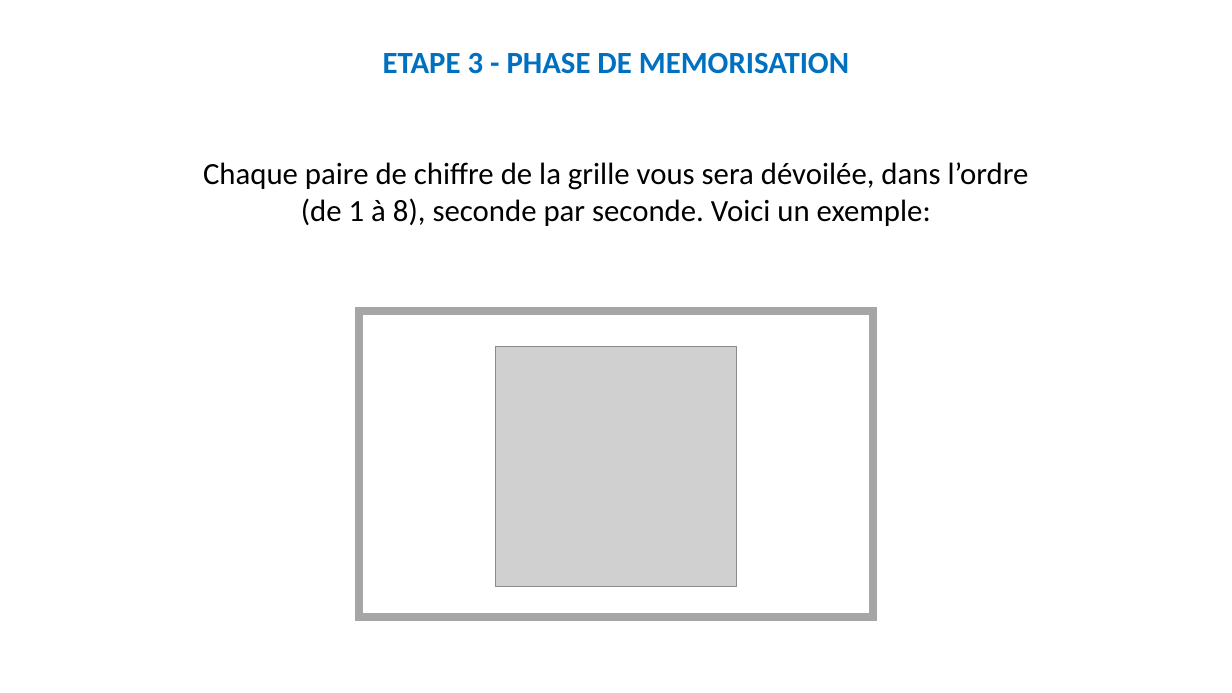
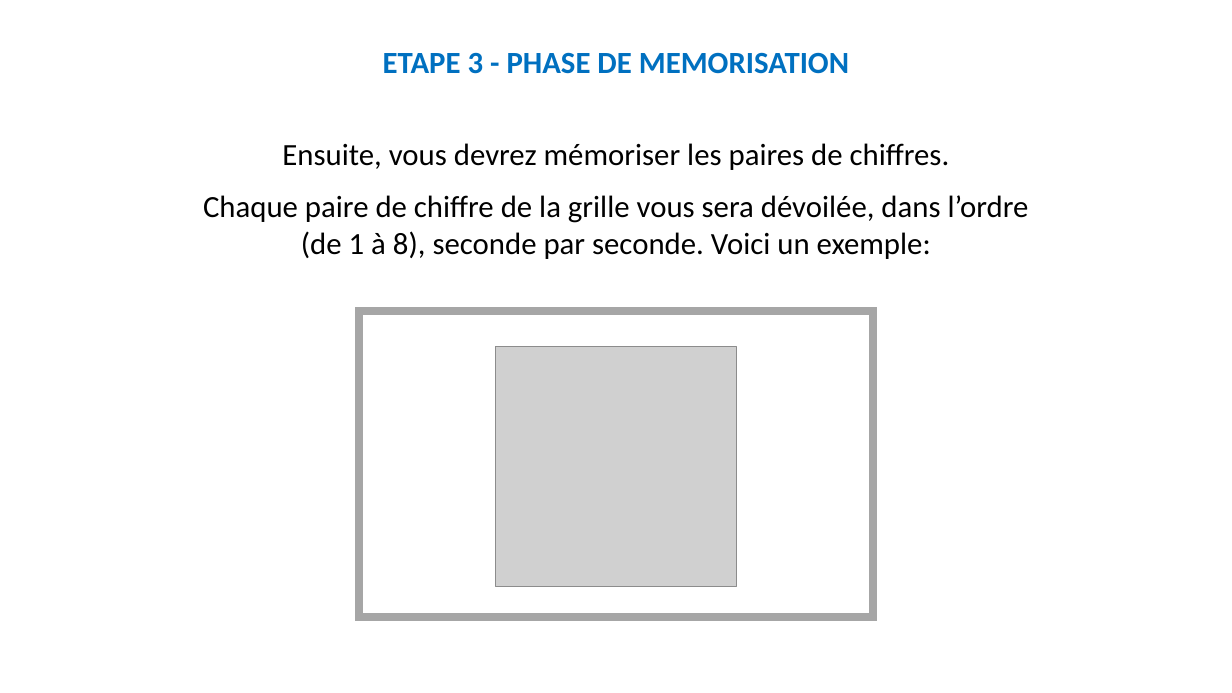
Before and after one commit to MBB-team/Online_Testing, a slide deck: slide 21 of src/SE_ELAN/Stimuli/Instructions.pptx. Drawn at 1232x693 pixels with LibreOffice and Linux fonts; fonts in the diff are those of the drawing; grey boxes stand for pictures. Boxes give left, top, right and bottom in pixels: in the first picture for what was removed or moved away, otherwise in the second. Text is boxed around its words. In the diff, an @@ line names an element or a change of style, - is before the commit and + after.

```diff
--- a/src/SE_ELAN/Stimuli/Instructions.pptx
+++ b/src/SE_ELAN/Stimuli/Instructions.pptx
@@ text "Ensuite, vous devrez mémoriser les ...": place and size @@
-text "Ensuite, vous devrez mémoriser les ..." at [203,162,1029,226]
+text "Ensuite, vous devrez mémoriser les ..." at [203,143,1029,259]
@@ text at [282,143,950,170]: paragraph added @@
+Ensuite, vous devrez mémoriser les paires de chiffres.
```
Also in this commit, not shown: 25 other slides changed, 1 slide added, 2 other files.
